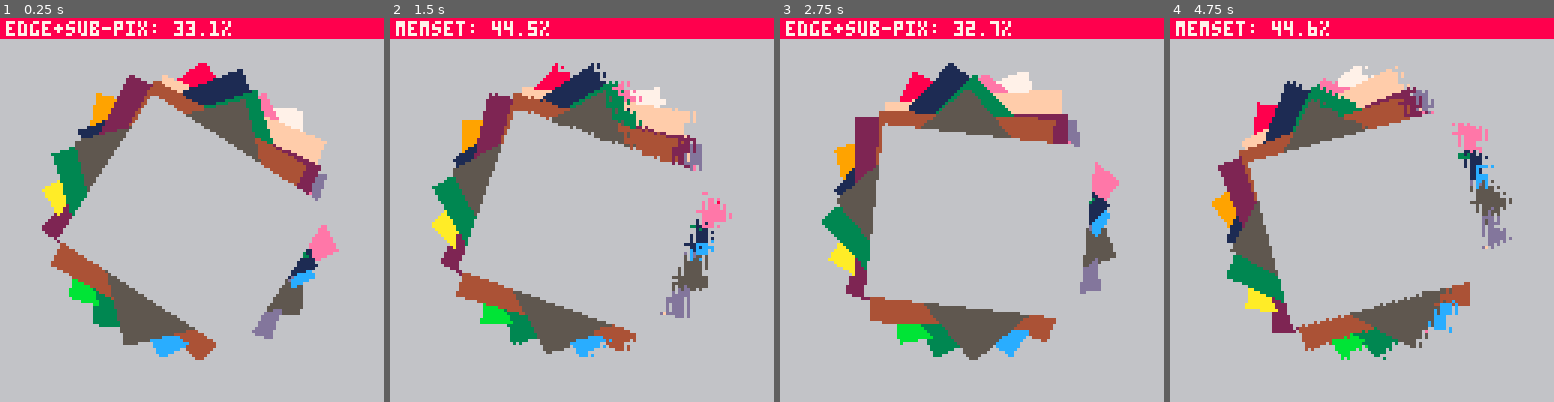
Above: before the commit, frames 1-4 (left to right).
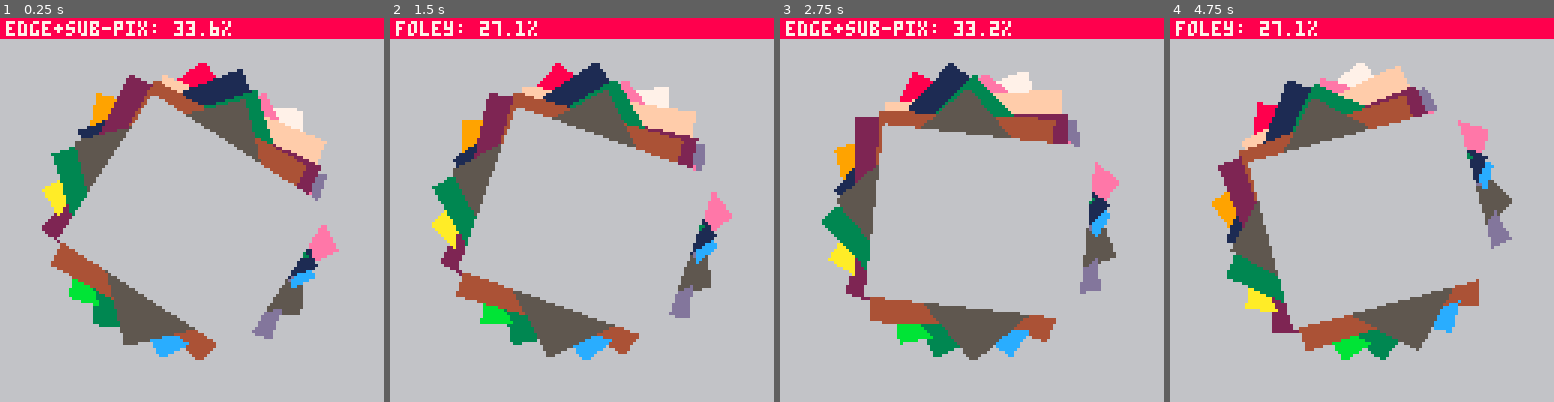
Above: after the commit, the same moments.

Repository: freds72/virtua-on
Game: PICO-8 cartridge carts/edge_rasterizer.p8
Two runs of this game, one before a commit and one after it. Both use one fixed random seed, a clock stepped at 60 frames per second and the inputs below.
Inputs:
- Up to frame 1 (0.25 s): no input
- Up to frame 2 (1.5 s): tap O (Z key) at 0.7 s
- Up to frame 3 (2.75 s): tap O (Z key) at 1.7, 2.1, 2.5 s
- Up to frame 4 (4.75 s): tap O (Z key) every 0.4 s from 2.9 to 4.5 s

The runs differ from the first frame. In frame 1, less than 0.1% of the frame differs, in the area x 54-58%, y 0-4%; in frame 2, 3.1%, in the area x 2-89%, y 0-90%; in frame 3, less than 0.1%; in frame 4, 2.7%.

Commit message:
added Foley&Van Hamme rasterizer

Diff:
--- a/carts/edge_rasterizer.p8
+++ b/carts/edge_rasterizer.p8
@@ -14,7 +14,9 @@
 		--trifill_rasterizer,
 		--hybrid_rasterizer,
 		convex_rasterizer,
-		poke_rasterizer
+		foley_rasterizer
+		--poke_rasterizer,
+		--table_rasterizer
 		--convex_zbuf_rasterizer
 	}
  --raz=edge_rasterizer()
@@ -457,7 +459,7 @@
 end
 
 -->8
--- hybrid rasterizer
+-- sub pix
 function convex_rasterizer()
 	local poly={}
 
@@ -473,45 +475,107 @@
 		end
 	}
 	return {
-	name="edge+sub-pix",
-	-- add edge
-	add=function(self,verts,c,z)
-		add(poly,{v=verts,c=c})
-	end,
- draw=function(self)
-	for k=1,#poly do
-		local p=poly[k]
-		local v=p.v
-  		color(p.c)
-
-		local v0,nodes=v[#v],{} -- setmetatable({},cache_cls)
-		local x0,y0=v0[1],v0[2]
-		for i=1,#v do
-			local v1=v[i]
-			local x1,y1=v1[1],v1[2]
-			local _x1,_y1=x1,y1
-			if(y0>y1) x0,y0,x1,y1=x1,y1,x0,y0
-			local cy0,cy1,dx=y0\1+1,y1\1,(x1-x0)/(y1-y0)
-			if(y0<0) x0-=y0*dx y0=0
-   		x0+=(-y0+cy0)*dx
-			for y=cy0,min(cy1,127) do
-				local x=nodes[y]
-				if x then
-				 rectfill(x,y,x0,y)
-				else
-				 nodes[y]=x0
-				end
-				x0+=dx
-			end
-			--break
-			x0,y0=_x1,_y1
-		end
-  	end
-  	poly={}
-end
+		name="edge+sub-pix",
+		-- add edge
+		add=function(self,verts,c,z)
+			add(poly,{v=verts,c=c})
+		end,
+		draw=function(self)
+			for k=1,#poly do
+				local p=poly[k]
+				local v=p.v
+				color(p.c)
+
+				local nv,spans=#v,{} -- setmetatable({},cache_cls)
+				for i,p1 in pairs(v) do
+					local p0=v[i%nv+1]
+					local x0,y0,x1,y1=p0[1],p0[2],p1[1],p1[2]
+					if(y0>y1) x0,y0,x1,y1=x1,y1,x0,y0
+					local dx=(x1-x0)/(y1-y0)
+					local cy0=y0\1+1
+					if(y0<0) x0-=y0*dx y0=0 cy0=0
+					-- sub-pix shift
+					x0+=(cy0-y0)*dx
+					if(y1>127) y1=127
+					for y=cy0,y1 do
+						if spans[y] then
+							rectfill(x0,y,spans[y],y)
+						else
+							spans[y]=x0
+						end
+						x0+=dx
+					end
+				end
+			end
+			poly={}
+		end
 }
 end
 
+-->8
+-- foley & van hame
+function foley_rasterizer()
+	local poly={}
+
+	return {
+		name="foley",
+		-- add edge
+		add=function(self,verts,c,z)
+			add(poly,{v=verts,c=c})
+		end,
+		draw=function(self)
+			for k=1,#poly do
+				local p=poly[k]
+				color(p.c)
+				p=p.v
+
+				--find top & bottom of poly
+				local miny,maxy,mini=32000,-32000,-1
+				for i,v in pairs(p) do
+					local y=v[2]
+					if (y<miny) mini,miny=i,y
+					if (y>maxy) maxy=y
+				end
+
+				--data for left & right edges:
+				local np,li,lj,ri,rj,ly,ry,lx,ldx,rx,rdx=#p,mini,mini,mini,mini,miny-1,miny-1
+
+				--step through scanlines.
+				for y=max(0,ceil(miny)),min(ceil(maxy)-1,127) do
+					--maybe update to next vert
+					while ly<y do
+						li=lj
+						lj+=1
+						if (lj>np) lj=1
+						local v0,v1=p[li],p[lj]
+						local y0,y1=v0[2],v1[2]
+						ly=ceil(y1)-1
+						lx=v0[1]
+						ldx=(v1[1]-lx)/(y1-y0)
+						--sub-pixel correction
+						lx+=(y-y0)*ldx
+					end
+					while ry<y do
+						ri=rj
+						rj-=1
+						if (rj<1) rj=np
+						local v0,v1=p[ri],p[rj]
+						local y0,y1=v0[2],v1[2]
+						ry=ceil(y1)-1
+						rx=v0[1]
+						rdx=(v1[1]-rx)/(y1-y0)
+						--sub-pixel correction
+						rx+=(y-y0)*rdx
+					end
+					rectfill(lx,y,rx,y)
+					lx+=ldx
+					rx+=rdx
+				end
+			end
+			poly={}
+		end
+}
+end
 -->8
 -- poke-based2 rasterizer
 function poke_rasterizer()
@@ -537,34 +601,46 @@
  draw=function(self)
 	for k=1,#poly do
 		local p=poly[k]
-		local v,c=p.v,p.c
-
-		local v0,nodes=v[#v],{} -- setmetatable({},cache_cls)
-		local x0,y0=v0[1],v0[2]
-		for i=1,#v do
-			local v1=v[i]
-			local x1,y1=v1[1],v1[2]
-			local _x1,_y1=x1,y1
+		local v,c0,c1=p.v,p.c,p.c<<4
+		local c=c0|c1
+
+		local nv,spans=#v,{}
+		for i,p1 in pairs(v) do
+			local p0=v[i%nv+1]
+			local x0,y0,x1,y1=p0[1],p0[2],p1[1],p1[2]
 			if(y0>y1) x0,y0,x1,y1=x1,y1,x0,y0
-			local cy0,cy1,dx=y0\1+1,y1\1,(x1-x0)/(y1-y0)
-			if(y0<0) x0-=y0*dx y0=0
-   		x0+=(-y0+cy0)*dx
-			for y=cy0,min(cy1,127) do
-				local x=nodes[y]
+			local dx=(x1-x0)/(y1-y0)
+			local cy0=y0\1+1
+			if(y0<0) x0-=y0*dx y0=0 cy0=0
+			-- sub-pix shift
+			x0+=(cy0-y0)*dx
+			if(y1>127) y1=127
+			for y=cy0,y1 do
+				local x=spans[y]
 				if x then
-					local x0,x1=x\1,x0\1
-					if(x0>x1) x0,x1=x1,x0
-					-- odd boundary?
-					local m=0x6000|y<<6
-					local m0,c=m|x0\2,c*0x11
-					if(x0&1==1) poke(m0,@m0&0xf|c<<4) m0+=1
-					memset(m0,c,(x1-x0-1)\2)
-					-- remaining 0-4 pixels
-					if(x1&1==1) m|=((x1)\2) poke(m,@m&0xf|c<<4)
-
+          local xmax,xmin=x0,x
+          if(xmin>xmax) xmin,xmax=xmax,xmin
+          -- within bounds?
+          if xmin <= 127 and xmax >= 0 then
+						if (xmin<0) xmin = 0
+						if (xmax>127) xmax = 127
+						local off=xmin\2
+						local p,w=0x6000|y<<6|off,(xmax\2)-off+1
+						if (xmin & 1)!=0 then
+							w-=1
+							poke(p,@p & 0x0f | c1)
+							p+=1
+						end
+						if (xmax & 1)==0 then
+							w-=1
+							poke(p+w,@(p+w) & 0xf0 | c0)
+						end
+
+						memset(p,c,w)
+          end
 					--pset(x1,y,8)
 				else
-				 nodes[y]=x0
+				 spans[y]=x0
 				end
 				x0+=dx
 			end
@@ -576,6 +652,117 @@
 end
 }
 end
+
+-->8
+-- table based rasterizer
+function array(s1,s2)
+  local a={}
+  for i=0,s1-1 do
+    -- nested array?
+    a[i]=s2 and array(s2) or 0
+  end
+  return a
+end
+
+function table_rasterizer()
+	local poly={}
+	local _curpageptr1={}
+	for i=0,128-1 do
+		_curpageptr1[i]=i*64
+	end
+
+  local function drawlinen(xmin,y,xmax,colb)
+		local off=xmin\2
+    local p,w=_curpageptr1[y]|off,(xmax\2)-off+1
+    if (xmin & 1)!=0 then
+      w-=1
+      poke(p,@p & 0x0f | colb & 0xf0)
+      p+=1
+    end
+    if (xmax & 1)==0 then
+      w-=1
+    end
+
+		memset(p,colb,w)
+		p+=w
+
+    if (xmax & 1)==0 then
+      --assert(_curpageptr1[p],"invalid dst: \01 y:\04 \02->\03", p,xmin,xmax,y)
+      poke(p,@p & 0xf0 | colb & 0x0f)
+    end
+  end
+
+	return {
+	name="table",
+	-- add edge
+	add=function(self,verts,c,z)
+		add(poly,{v=verts,c=c})
+	end,
+  draw=function(self)
+		--for i,v in pairs(_curpageptr1) do
+		--	_curpageptr1[i]=0
+		--end
+		memset(0x0,0,128*64)
+		for k=1,#poly do
+			local p=poly[k]
+			local polygon,c=p.v,p.c
+
+			local colb = ((c & 0xf) << 4) | (c & 0xf)
+			-- blend mode
+			local drawfct=drawlinen
+
+			local p0,spans=polygon[#polygon],{}
+			local x0,y0=p0[1],p0[2]
+			for i=1,#polygon do
+				local p1=polygon[i]
+				local x1,y1=p1[1],p1[2]
+				-- backup before any swap
+				local _x1,_y1=x1,y1
+				if(y0>y1) x1=x0 y1=y0 x0=_x1 y0=_y1
+				-- exact slope
+				local dx=(x1-x0)/(y1-y0)
+				-- subpixel shifting (after clipping)
+				local cy0=y0\1+1
+				if(y0<0) x0-=y0*dx y0=0 cy0=0
+				x0+=(cy0-y0)*dx
+				for y=cy0,min(y1\1,127) do
+					local x=spans[y]
+					if x then
+						-- rectfill(x,y+24,x0,y+24)
+						local xmax,xmin=x0,x
+						if(xmin>xmax) xmin,xmax=xmax,xmin
+						-- within bounds?
+						if xmin <= 127 and xmax >= 0 then
+							if (xmin < 0) xmin = 0
+							if (xmax > 127) xmax = 127
+							drawfct(xmin,y,xmax,colb)
+						end
+					else
+						spans[y]=x0
+					end
+					x0+=dx
+				end
+				-- next vertex
+				x0=_x1
+				y0=_y1
+			end
+		end
+		poly={}
+		--for i=0,128*64-1 do
+    --	local v=(@i&0x0f)<<4|(@i&0xf0)>>4
+    --  poke(0x6000+i,v)
+    --end
+		for _,v in pairs(_curpageptr1) do
+			memcpy(0x6000|v,v,64)
+		end
+
+		--for i,v in pairs(_curpageptr1) do
+		--	poke(0x6000+i,(v&0x0f)<<4|(v&0xf0)>>4)
+		--end
+	end
+}
+end
+
 
 function sort(_data)
 	local _len,buffer1,buffer2,idx=#_data,_data,{},{}
